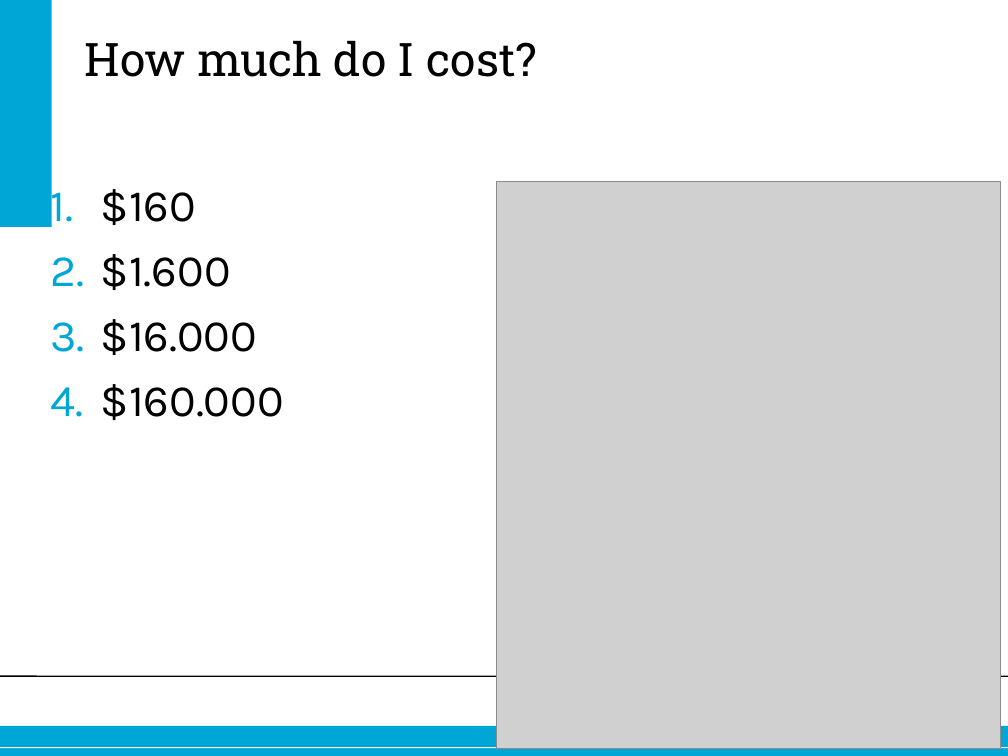
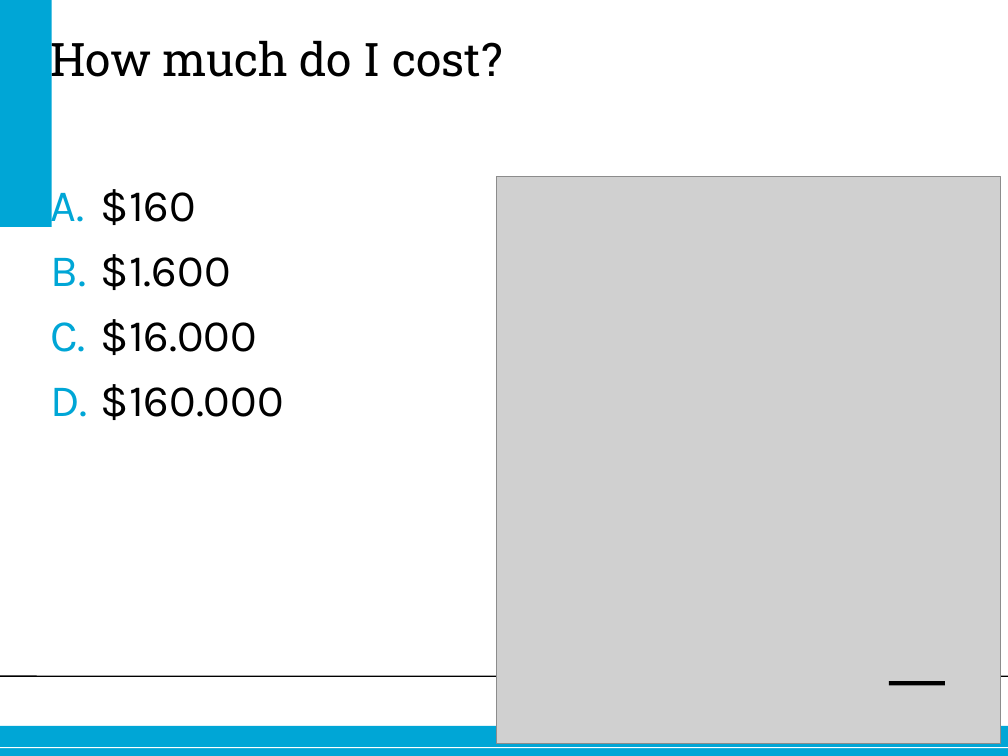
Before and after one commit to jettan/robotutor, a slide deck: slide 5 of Nao.ppt. Drawn at 1008x756 pixels with LibreOffice and Linux fonts; fonts in the diff are those of the drawing; grey boxes stand for pictures; background and template pictures are left out. Boxes give left, top, right and bottom in pixels: in the first picture for what was removed or moved away, otherwise in the second. Text is boxed around its words. In the diff, an @@ line names an element or a change of style, - is before the commit and + after.

```diff
--- a/Nao.ppt
+++ b/Nao.ppt
@@ title "How much do I cost?" rewrapped from bbox=[85, 40, 537, 77] to bbox=[50, 34, 503, 87] @@
@@ text "$160" at bbox=[101, 189, 284, 420]: bullet 1. to A. @@
@@ picture: place and size @@
-picture at bbox=[497, 182, 1001, 750]
+picture at bbox=[497, 176, 1001, 744]
@@ line added from (889, 683) to (944, 683), #000000 3 pt @@
```
Also in this commit, not shown: 1 slide added, 5 other files.
